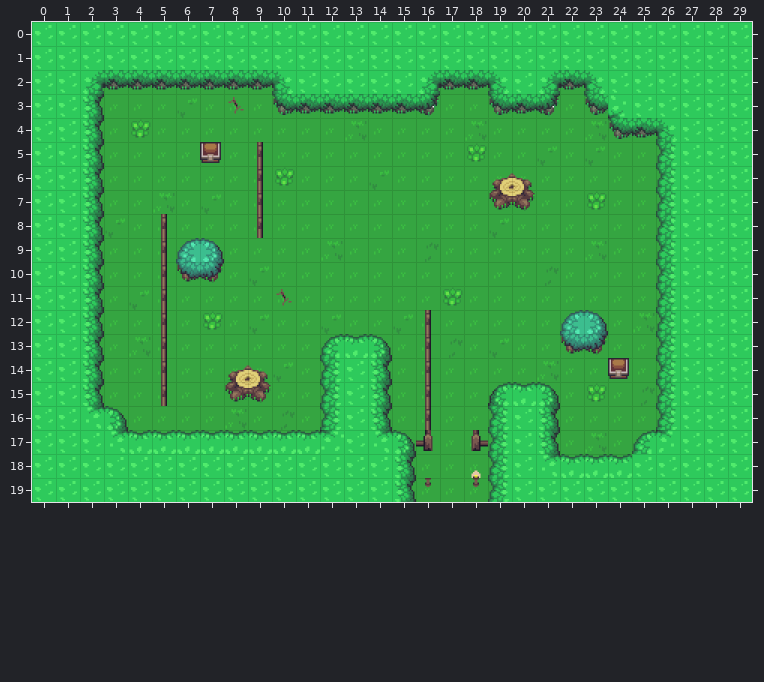
One commit to this Tiled map: maps/forêt.tmx. Above is the file before it was changed.
Cells are 32x32 px. Shown: x 0..29, y 0..19.
Now the later version:
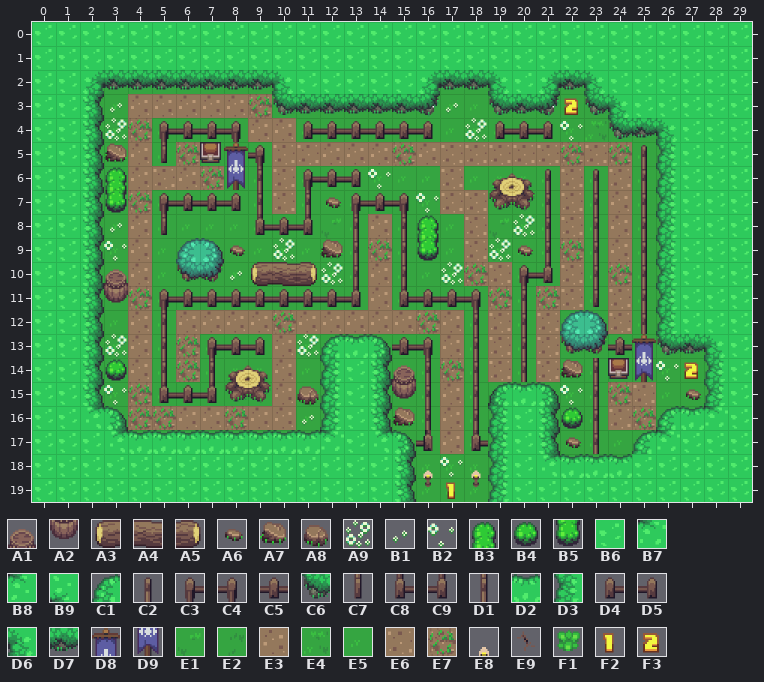
Key: from "tileset": A1 33, A2 73, A3 203, A4 204, A5 205, A6 206, A7 207, A8 208, A9 443, B1 482, B2 483, B3 560, B4 562, B5 600, B6 642, B7 643, B8 644 flipped left-right, B9 644 turned 180, C1 645, C2 680, C3 682, C4 683, C5 684, C6 685, C7 720, C8 722, C9 723, D1 724, D2 725, D3 726, D4 760, D5 761, D6 763, D7 765, D8 1085, D9 1125, E1 1177, E2 1178, E3 1201, E4 1217, E5 1218, E6 1282, E7 1360, E8 1640, E9 2080, F1 2562, F2 3125, F3 3126.
__ is an empty cell, .. an unchanged one.
What changed:
--- layer "Calque de Tuiles 2"
@@ x 5..5 @@
- 6 E5
+ 6 __
--- layer "Calque de Tuiles 1"
@@ x 3..28 @@
- 3 __ __ __ E1 __ E9 __ .. .. .. .. .. .. .. __ .. .. .. .. __ .. B9 .. .. .. ..
- 4 __ F1 __ __ __ __ __ __ __ __ E4 __ __ __ .. E4 __ __ __ __ .. .. .. .. .. ..
- 5 __ __ __ __ .. __ D1 __ __ __ __ __ __ __ __ F1 __ __ E1 __ E1 __ __ .. .. ..
- 6 __ __ __ __ __ __ .. F1 __ __ __ E1 .. .. __ .. .. .. __ __ __ __ __ .. .. ..
- 7 __ __ E4 __ E1 __ .. __ __ __ __ __ __ __ __ __ .. .. __ __ F1 __ __ .. .. ..
- 8 E1 __ D1 .. .. .. D1 __ __ __ __ __ __ __ .. __ .. __ __ __ __ __ __ .. .. ..
- 9 __ __ D1 .. .. __ .. __ .. E4 __ __ __ E2 .. __ __ __ __ __ E4 __ __ .. .. ..
-10 __ __ D1 .. .. __ E1 __ __ __ __ __ __ .. __ __ __ __ E2 __ __ __ __ .. .. ..
-11 __ E1 D1 __ __ __ __ E9 __ __ __ __ __ __ F1 __ __ __ __ __ __ __ __ .. .. ..
-12 .. __ .. __ F1 __ E1 __ __ E1 __ __ E1 D1 __ __ __ __ __ .. .. __ E4 .. .. ..
-13 __ E4 .. __ __ __ __ __ __ .. .. .. __ D1 E2 __ E1 __ __ .. .. __ __ D3 B6 B6
-14 __ __ .. __ __ .. .. E1 .. .. .. .. __ .. __ __ __ __ E4 __ __ .. __ D3 B6 B6
-15 __ __ D1 __ __ .. .. __ __ .. .. .. __ .. __ __ .. .. .. __ F1 __ E2 D3 B6 B6
-16 .. __ __ __ __ E4 __ E2 __ .. .. .. __ .. __ __ .. .. .. __ __ __ __ D3 B6 B6
-17 .. .. .. .. .. .. .. .. .. .. .. .. .. .. __ .. .. .. .. __ E4 .. .. B8 .. ..
-18 .. .. .. .. .. .. .. .. .. .. .. .. .. __ __ .. .. .. .. .. .. .. .. .. .. ..
-19 .. .. .. .. .. .. .. .. .. .. .. .. .. .. __ .. .. .. .. .. .. .. .. .. .. ..
+ 3 B1 E3 E3 E3 E3 E3 E7 .. .. .. .. .. .. .. B1 .. .. .. .. F3 .. D6 .. .. .. ..
+ 4 A9 E7 C3 C5 C5 C4 E3 E3 D4 C5 C5 C5 C5 D5 .. A9 D4 C5 D5 B2 .. .. .. .. .. ..
+ 5 A7 E3 C7 E7 .. D8 C4 E6 E6 E3 E3 E3 E7 E3 E6 E6 E6 E6 E6 E7 E6 E7 C2 .. .. ..
+ 6 B3 E3 E6 E3 E7 D9 .. E6 C3 C5 D5 B2 .. .. E6 .. .. .. C2 E6 C2 E6 D1 .. .. ..
+ 7 B5 E7 C3 C5 C5 D5 .. E6 D1 A6 C3 C5 C4 B2 E6 E6 .. .. D1 E6 D1 E3 D1 .. .. ..
+ 8 B1 E3 C7 .. .. .. C8 C5 C9 E1 D1 E3 D1 B3 .. E6 .. A9 D1 E6 D1 E3 D1 .. .. ..
+ 9 B2 E3 __ .. .. A6 .. A9 .. A7 D1 E7 D1 B5 .. E6 A9 A6 D1 E7 D1 E3 D1 .. .. ..
+10 A1 E3 __ .. .. B1 A3 A4 A5 A9 D1 E3 D1 .. A9 E7 E6 C3 C9 E6 D1 E7 D1 .. .. ..
+11 A2 E7 C3 C5 C5 C5 C5 C5 C5 C5 C9 E3 C8 C5 C5 C4 E7 D1 E7 E6 C7 E6 D1 .. .. ..
+12 .. E3 .. E3 E3 E3 E3 E7 E3 E3 E3 E3 E3 E7 E3 D1 E6 D1 E6 .. .. E6 D1 .. .. ..
+13 A9 E3 .. E7 C3 C5 D5 E3 A9 .. .. .. C5 C4 E3 D1 E6 D1 E6 .. .. C5 D8 C6 D7 D6
+14 B4 E3 .. E7 D1 .. .. E3 .. .. .. .. A1 .. E7 D1 E6 D1 E6 A7 D1 .. D9 B2 F3 D3
+15 B2 E7 C8 C5 C9 .. .. E3 A8 .. .. .. A2 .. E3 D1 .. .. .. B2 D1 E7 E6 __ A6 D3
+16 .. E7 E7 E3 E3 E7 E3 E3 B1 .. .. .. A7 .. E3 D1 .. .. .. B4 D1 E6 E7 C1 D2 B7
+17 .. .. .. .. .. .. .. .. .. .. .. .. .. .. E3 .. .. .. .. A6 D1 .. .. B7 .. ..
+18 .. .. .. .. .. .. .. .. .. .. .. .. .. E8 B2 .. .. .. .. .. .. .. .. .. .. ..
+19 .. .. .. .. .. .. .. .. .. .. .. .. .. .. F2 .. .. .. .. .. .. .. .. .. .. ..
Changed places in both pictures, as pixel boxes (x1, y1, x2, y2):
changed: (104, 94, 728, 499)
